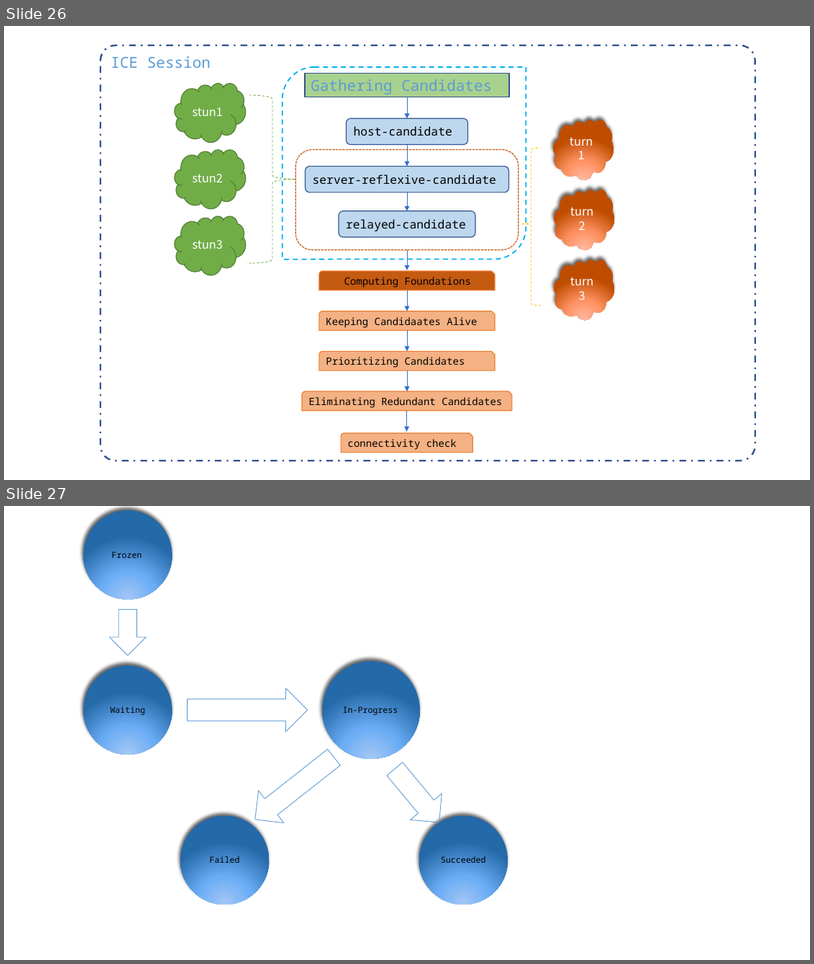
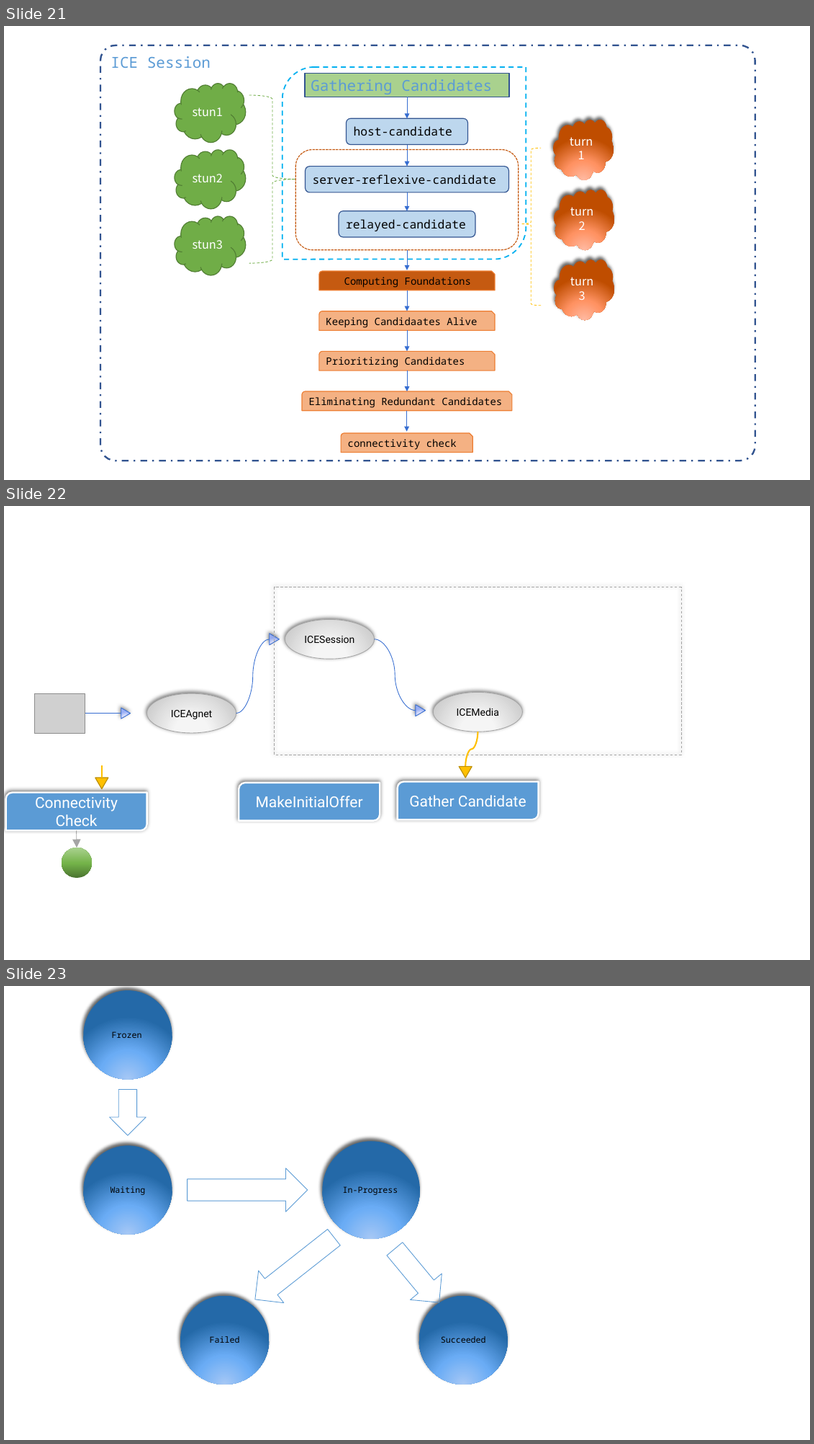
Before and after one commit to httpmail/ice, a slide deck: docs.pptx. Shown one above the other, each under a label of ours: slides 26 and 27 before the commit, slides 21, 22 and 23 after it. The pictures are 814x964 and 814x1444 pixels, drawn with LibreOffice and Linux fonts; fonts in the diff are those of the drawing; grey boxes stand for pictures. Boxes give left, top, right and bottom in pixels: in the first picture for what was removed or moved away, otherwise in the second. Text is boxed around its words. In the diff, an @@ line names an element or a change of style, - is before the commit and + after.

```diff
--- a/docs.pptx
+++ b/docs.pptx
@@ slide 22 added at [4, 506, 810, 960], background #FFFFFF @@
@@ rectangle added at [275, 587, 682, 754], outline #A5A5A5 0.75 pt dashed @@
@@ triangle added at [270, 633, 280, 645], fill gradient #EFF3FF to #EAEFFE to #9AB0F5, outline #376ED1 0.75 pt @@
@@ ellipse added at [286, 619, 375, 659], fill gradient #F8F8F8 to #F5F5F5 to #CFCFCF, outline #A5A5A5 0.75 pt, 12 pt, text #000000 @@
+ICESession
@@ curved line added from (270, 639) to (237, 713), #376ED1 0.75 pt @@
@@ curved line added from (375, 639) to (416, 710), #376ED1 0.75 pt @@
@@ picture added at [35, 693, 85, 733] @@
@@ ellipse added at [147, 693, 237, 733], fill gradient #F8F8F8 to #F5F5F5 to #CFCFCF, outline #A5A5A5 0.75 pt, 12 pt, text #000000 @@
+ICEAgnet
@@ ellipse added at [434, 692, 523, 731], fill gradient #F8F8F8 to #F5F5F5 to #CFCFCF, outline #A5A5A5 0.75 pt, 12 pt, text #000000 @@
+ICEMedia
@@ line added from (85, 713) to (121, 713), #376ED1 0.75 pt @@
@@ triangle added at [121, 708, 130, 718], fill gradient #EFF3FF to #EAEFFE to #9AB0F5, outline #376ED1 0.75 pt @@
@@ triangle added at [416, 705, 425, 716], fill gradient #EFF3FF to #EAEFFE to #9AB0F5, outline #376ED1 0.75 pt @@
@@ curved line added from (478, 731) to (466, 766), #FFC000 1.75 pt @@
@@ triangle added at [95, 777, 108, 789], fill #FFC000, outline #BD8E00 1 pt @@
@@ line added from (102, 765) to (102, 777), #FFC000 1.75 pt @@
@@ round diag rect added at [239, 782, 380, 821], fill #5B9BD5, outline #FFFFFF 2 pt, 18 pt, text #FFFFFF @@
+MakeInitialOffer
@@ round diag rect added at [398, 781, 539, 819], fill #5B9BD5, outline #FFFFFF 2 pt, 18 pt, text #FFFFFF @@
+Gather Candidate
@@ triangle added at [460, 766, 473, 777], fill #FFC000, outline #BD8E00 1 pt @@
@@ round diag rect added at [6, 792, 147, 830], fill #5B9BD5, outline #FFFFFF 2 pt, 18 pt, text #FFFFFF @@
+Connectivity
+Check
@@ ellipse added at [62, 847, 92, 878], fill gradient #4B7430 to #74B349 to #A9D18E @@
@@ arrow added from (77, 830) to (77, 847), #A5A5A5 0.75 pt @@
@@ what was slide 26 is now slide 21 @@
@@ what was slide 27 is now slide 23 @@
```
Also in this commit, not shown: 2 slides changed, 6 other slides added, 6 slides removed, 34 other files.
